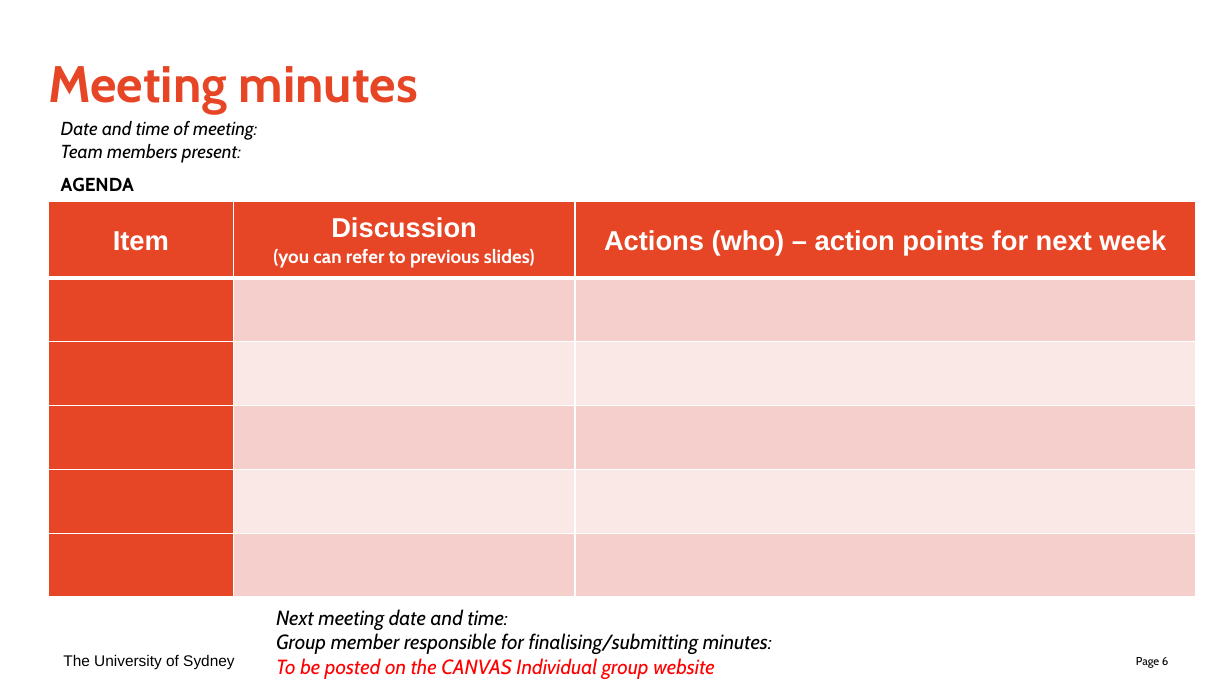
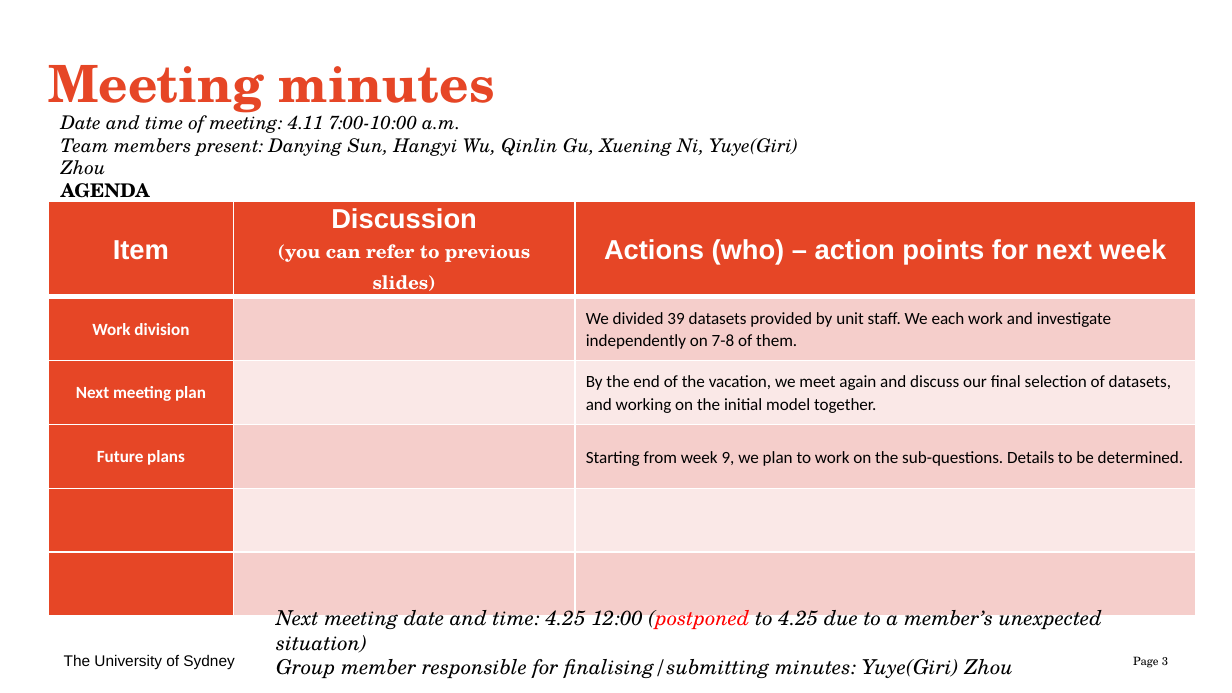
Before and after one commit to zephyralistair/Data3888-KidneyA1, a slide deck: slide 3 of Weekly Updates/Week 8.pptx (slide 6 before the commit). Drawn at 1232x693 pixels with LibreOffice and Linux fonts; fonts in the diff are those of the drawing. Boxes give left, top, right and bottom in pixels: in the first picture for what was removed or moved away, otherwise in the second. Text is boxed around its words. In the diff, an @@ line names an element or a change of style, - is before the commit and + after.

```diff
--- a/Weekly Updates/Week 8.pptx
+++ b/Weekly Updates/Week 8.pptx
@@ title "Meeting minutes" at (48,65,495,119): font Cabin to TeX Gyre Schola @@
@@ text at (61,110,798,175): text changed; font Cabin to TeX Gyre Schola @@
-Date and time of meeting:
-Team members present:
+Date and time of meeting: 4.11 7:00-10:00 a.m.
+Team members present: Danying Sun, Hangyi Wu, Qinlin Gu, Xuening Ni, Yuye(Giri) Zhou
@@ table at (48,202,1195,598) @@
+row 2: Work division |  | We divided 39 datasets provided by unit staff. We each work and investigate independently on 7-8 of them.
+row 3: Next meeting plan |  | By the end of the vacation, we meet again and discuss our final selection of datasets, and working on the initial model together.
+row 4: Future plans |  | Starting from week 9, we plan to work on the sub-questions. Details to be determined.
-row 4:  |  | 
-row 5:  |  | 
-row 6:  |  | 
@@ fill #F5CFCD to #F5CECB in 6 cells @@
@@ fill #FAE9E8 to #FAE8E7 in 4 cells @@
@@ font Cabin to TeX Gyre Schola in "(you can refer to previous slides)" @@
@@ text at (61,183,150,204): font Cabin to TeX Gyre Schola in "AGENDA" @@
@@ text at (276,605,1102,678): text changed; font Cabin to TeX Gyre Schola @@
-Next meeting date and time:
-Group member responsible for finalising/submitting minutes:
-To be posted on the CANVAS Individual group website
+Next meeting date and time: 4.25 12:00 (postponed to 4.25 due to a member’s unexpected situation)
+Group member responsible for finalising/submitting minutes: Yuye(Giri) Zhou
@@ page number at (1133,656,1168,668): text changed; font Cabin to TeX Gyre Schola @@
-Page 6
+Page 3
```
Also in this commit, not shown: 2 other slides changed, 18 slides removed, 2 other files.
